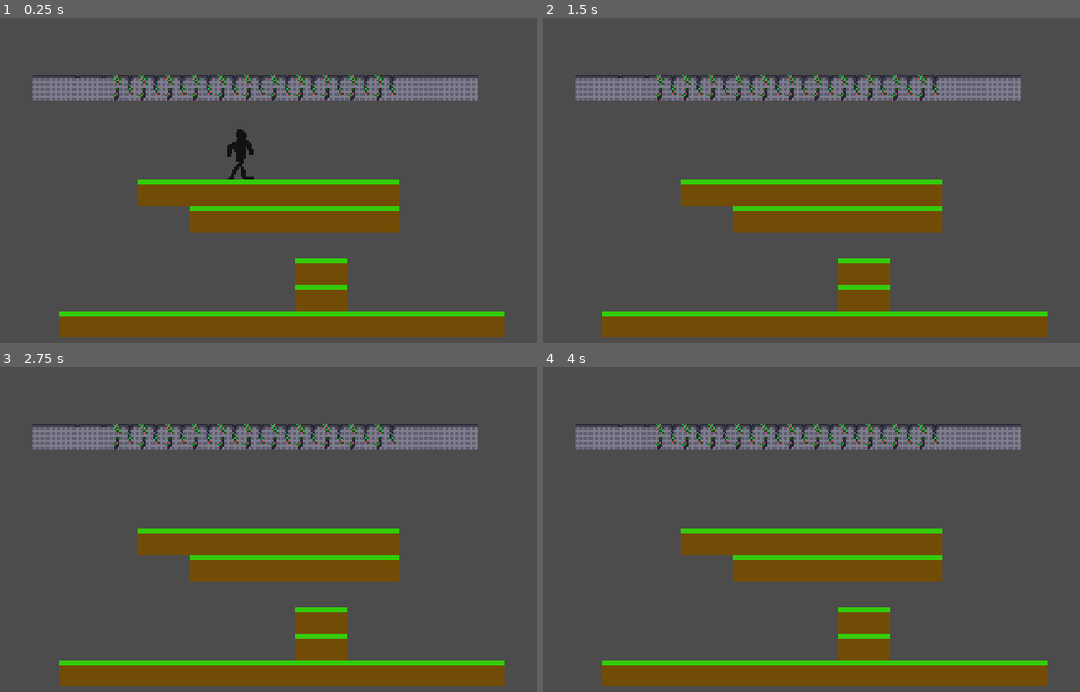
Above: before the commit, frames 1-4 (two rows, left to right).
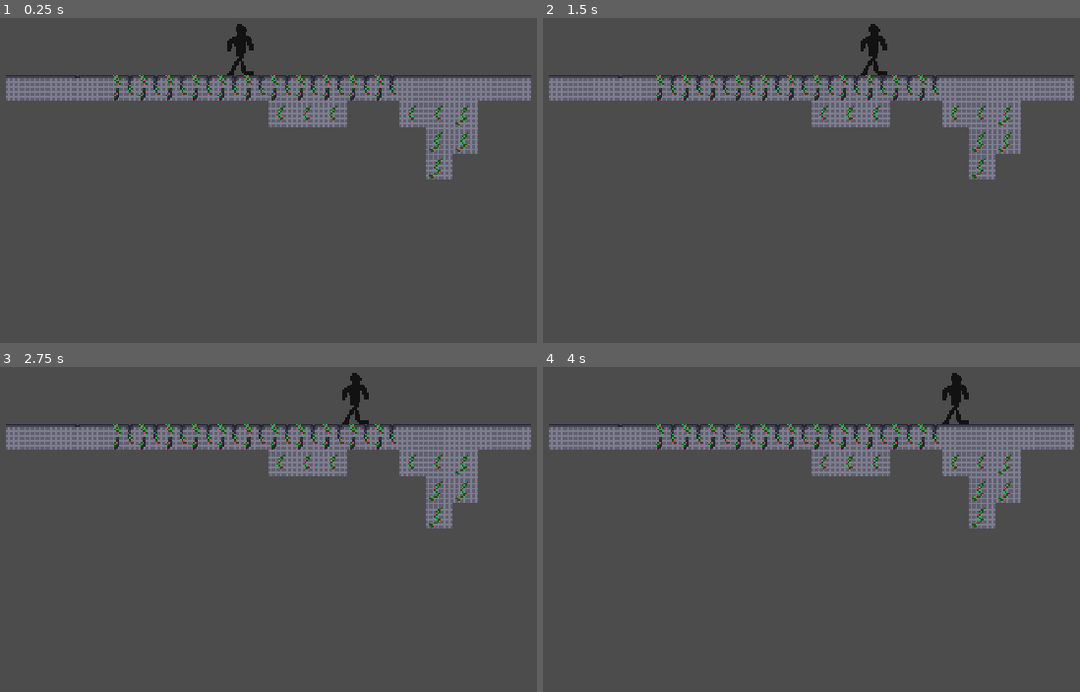
Above: after the commit, the same moments.

Repository: JohannesLadurner/NogardPrincess
Game: Godot game, scene res://assets/levels/Level01.tscn
Two runs of this game, one before a commit and one after it. Both use one fixed random seed, a clock stepped at 60 frames per second and the inputs below.
Inputs:
- Up to frame 1 (0.25 s): no input
- Up to frame 2 (1.5 s): hold Right (move_right) 0.53-1.28 s; hold Left (move_left) from 1.28 s (still down)
- Up to frame 3 (2.75 s): release Left (move_left) at 2.03 s; hold Right (move_right) from 2.03 s (still down)
- Up to frame 4 (4 s): release Right (move_right) at 3.53 s; hold Left (move_left) from 3.53 s (still down)

The runs differ from the first frame. In frame 1, 21% of the frame differs, in the area x 1-99%, y 1-99%; in frame 2, 20%; in frame 3, 20%; in frame 4, 20%.

Commit message:
added additional tiles

Diff:
--- a/NogardPrincess/assets/levels/Level01.tscn
+++ b/NogardPrincess/assets/levels/Level01.tscn
@@ -1,27 +1,32 @@
-[gd_scene load_steps=8 format=2]
+[gd_scene load_steps=15 format=2]
 
 [ext_resource path="res://assets/player/Player.tscn" type="PackedScene" id=1]
-[ext_resource path="res://assets/tiles/grass.png" type="Texture" id=2]
+[ext_resource path="res://assets/tiles/StonePlantMiddle.png" type="Texture" id=2]
 [ext_resource path="res://assets/tiles/StonePlantBorder.png" type="Texture" id=3]
 [ext_resource path="res://assets/tiles/StoneCrackBorder.png" type="Texture" id=4]
 [ext_resource path="res://assets/tiles/StoneBorder.png" type="Texture" id=5]
 [ext_resource path="res://assets/tiles/StoneMiddle.png" type="Texture" id=6]
+[ext_resource path="res://assets/tiles/StonePlant2Middle.png" type="Texture" id=7]
+
+[sub_resource type="ConvexPolygonShape2D" id=3]
+points = PoolVector2Array( 0, 0, 16, 0, 16, 16, 0, 16 )
+
+[sub_resource type="ConvexPolygonShape2D" id=4]
+points = PoolVector2Array( 0, 0, 16, 0, 16, 16, 0, 16 )
+
+[sub_resource type="ConvexPolygonShape2D" id=5]
+points = PoolVector2Array( 0, 0, 16, 0, 16, 16, 0, 16 )
+
+[sub_resource type="ConvexPolygonShape2D" id=6]
+points = PoolVector2Array( 0, 0, 16, 0, 16, 16, 0, 16 )
+
+[sub_resource type="ConvexPolygonShape2D" id=7]
+points = PoolVector2Array( 0, 0, 16, 0, 16, 16, 0, 16 )
+
+[sub_resource type="ConvexPolygonShape2D" id=8]
+points = PoolVector2Array( 0, 0, 16, 0, 16, 16, 0, 16 )
 
 [sub_resource type="TileSet" id=1]
-0/name = "grass.png 0"
-0/texture = ExtResource( 2 )
-0/tex_offset = Vector2( 0, 0 )
-0/modulate = Color( 1, 1, 1, 1 )
-0/region = Rect2( 0, 0, 16, 16 )
-0/tile_mode = 0
-0/occluder_offset = Vector2( 0, 0 )
-0/navigation_offset = Vector2( 0, 0 )
-0/shape_offset = Vector2( 0, 0 )
-0/shape_transform = Transform2D( 1, 0, 0, 1, 0, 0 )
-0/shape_one_way = false
-0/shape_one_way_margin = 0.0
-0/shapes = [  ]
-0/z_index = 0
 1/name = "Block1.png 1"
 1/texture = ExtResource( 3 )
 1/tex_offset = Vector2( 0, 0 )
@@ -32,9 +37,16 @@
 1/navigation_offset = Vector2( 0, 0 )
 1/shape_offset = Vector2( 0, 0 )
 1/shape_transform = Transform2D( 1, 0, 0, 1, 0, 0 )
+1/shape = SubResource( 3 )
 1/shape_one_way = false
-1/shape_one_way_margin = 0.0
-1/shapes = [  ]
+1/shape_one_way_margin = 1.0
+1/shapes = [ {
+"autotile_coord": Vector2( 0, 0 ),
+"one_way": false,
+"one_way_margin": 1.0,
+"shape": SubResource( 3 ),
+"shape_transform": Transform2D( 1, 0, 0, 1, 0, 0 )
+} ]
 1/z_index = 0
 2/name = "Block2.png 2"
 2/texture = ExtResource( 4 )
@@ -46,9 +58,16 @@
 2/navigation_offset = Vector2( 0, 0 )
 2/shape_offset = Vector2( 0, 0 )
 2/shape_transform = Transform2D( 1, 0, 0, 1, 0, 0 )
+2/shape = SubResource( 4 )
 2/shape_one_way = false
-2/shape_one_way_margin = 0.0
-2/shapes = [  ]
+2/shape_one_way_margin = 1.0
+2/shapes = [ {
+"autotile_coord": Vector2( 0, 0 ),
+"one_way": false,
+"one_way_margin": 1.0,
+"shape": SubResource( 4 ),
+"shape_transform": Transform2D( 1, 0, 0, 1, 0, 0 )
+} ]
 2/z_index = 0
 3/name = "Block3.png 3"
 3/texture = ExtResource( 6 )
@@ -60,9 +79,16 @@
 3/navigation_offset = Vector2( 0, 0 )
 3/shape_offset = Vector2( 0, 0 )
 3/shape_transform = Transform2D( 1, 0, 0, 1, 0, 0 )
+3/shape = SubResource( 5 )
 3/shape_one_way = false
-3/shape_one_way_margin = 0.0
-3/shapes = [  ]
+3/shape_one_way_margin = 1.0
+3/shapes = [ {
+"autotile_coord": Vector2( 0, 0 ),
+"one_way": false,
+"one_way_margin": 1.0,
+"shape": SubResource( 5 ),
+"shape_transform": Transform2D( 1, 0, 0, 1, 0, 0 )
+} ]
 3/z_index = 0
 4/name = "Block4.png 4"
 4/texture = ExtResource( 5 )
@@ -74,10 +100,59 @@
 4/navigation_offset = Vector2( 0, 0 )
 4/shape_offset = Vector2( 0, 0 )
 4/shape_transform = Transform2D( 1, 0, 0, 1, 0, 0 )
+4/shape = SubResource( 6 )
 4/shape_one_way = false
-4/shape_one_way_margin = 0.0
-4/shapes = [  ]
+4/shape_one_way_margin = 1.0
+4/shapes = [ {
+"autotile_coord": Vector2( 0, 0 ),
+"one_way": false,
+"one_way_margin": 1.0,
+"shape": SubResource( 6 ),
+"shape_transform": Transform2D( 1, 0, 0, 1, 0, 0 )
+} ]
 4/z_index = 0
+5/name = "StonePlantMiddle.png 5"
+5/texture = ExtResource( 2 )
+5/tex_offset = Vector2( 0, 0 )
+5/modulate = Color( 1, 1, 1, 1 )
+5/region = Rect2( 0, 0, 16, 16 )
+5/tile_mode = 0
+5/occluder_offset = Vector2( 0, 0 )
+5/navigation_offset = Vector2( 0, 0 )
+5/shape_offset = Vector2( 0, 0 )
+5/shape_transform = Transform2D( 1, 0, 0, 1, 0, 0 )
+5/shape = SubResource( 7 )
+5/shape_one_way = false
+5/shape_one_way_margin = 1.0
+5/shapes = [ {
+"autotile_coord": Vector2( 0, 0 ),
+"one_way": false,
+"one_way_margin": 1.0,
+"shape": SubResource( 7 ),
+"shape_transform": Transform2D( 1, 0, 0, 1, 0, 0 )
+} ]
+5/z_index = 0
+6/name = "StonePlant2Middle.png 6"
+6/texture = ExtResource( 7 )
+6/tex_offset = Vector2( 0, 0 )
+6/modulate = Color( 1, 1, 1, 1 )
+6/region = Rect2( 0, 0, 16, 16 )
+6/tile_mode = 0
+6/occluder_offset = Vector2( 0, 0 )
+6/navigation_offset = Vector2( 0, 0 )
+6/shape_offset = Vector2( 0, 0 )
+6/shape_transform = Transform2D( 1, 0, 0, 1, 0, 0 )
+6/shape = SubResource( 8 )
+6/shape_one_way = false
+6/shape_one_way_margin = 1.0
+6/shapes = [ {
+"autotile_coord": Vector2( 0, 0 ),
+"one_way": false,
+"one_way_margin": 1.0,
+"shape": SubResource( 8 ),
+"shape_transform": Transform2D( 1, 0, 0, 1, 0, 0 )
+} ]
+6/z_index = 0
 
 [node name="Level01" type="Node2D"]
 
@@ -85,7 +160,7 @@
 tile_set = SubResource( 1 )
 cell_size = Vector2( 16, 16 )
 format = 1
-tile_data = PoolIntArray( 327687, 4, 0, 327688, 2, 0, 327689, 2, 0, 327690, 1, 0, 327691, 1, 0, 327692, 1, 0, 327693, 1, 0, 327694, 1, 0, 327695, 1, 0, 327696, 1, 0, 327697, 1, 0, 327698, 1, 0, 327699, 1, 0, 327700, 1, 0, 327701, 4, 0, 327702, 4, 0, 327703, 4, 0, 589835, 0, 0, 589836, 0, 0, 589837, …(511 unchanged characters)…
+tile_data = PoolIntArray( 327686, 4, 0, 327687, 4, 0, 327688, 2, 0, 327689, 4, 0, 327690, 1, 0, 327691, 1, 0, 327692, 1, 0, 327693, 1, 0, 327694, 1, 0, 327695, 1, 0, 327696, 1, 0, 327697, 1, 0, 327698, 1, 0, 327699, 1, 0, 327700, 1, 0, 327701, 4, 0, 327702, 4, 0, 327703, 4, 0, 327704, 4, 0, 327705, 4, 0, 393232, 5, 0, 393233, 5, 0, 393234, 5, 0, 393237, 5, 0, 393238, 5, 0, 393239, 6, 0, 458774, 6, 0, 458775, 6, 0, 524310, 6, 0, 589835, 0, 0, 589836, 0, 0, 589837, …(511 unchanged characters)…
 
 [node name="Player" parent="." instance=ExtResource( 1 )]
 position = Vector2( -17.2256, -168.524 )
Binary file added: NogardPrincess/assets/tiles/StonePlant2Middle.png
Not shown, added: NogardPrincess/assets/tiles/StonePlant2Middle.png.import
Binary file added: NogardPrincess/assets/tiles/StonePlantMiddle.png
Not shown, added: NogardPrincess/assets/tiles/StonePlantMiddle.png.import
